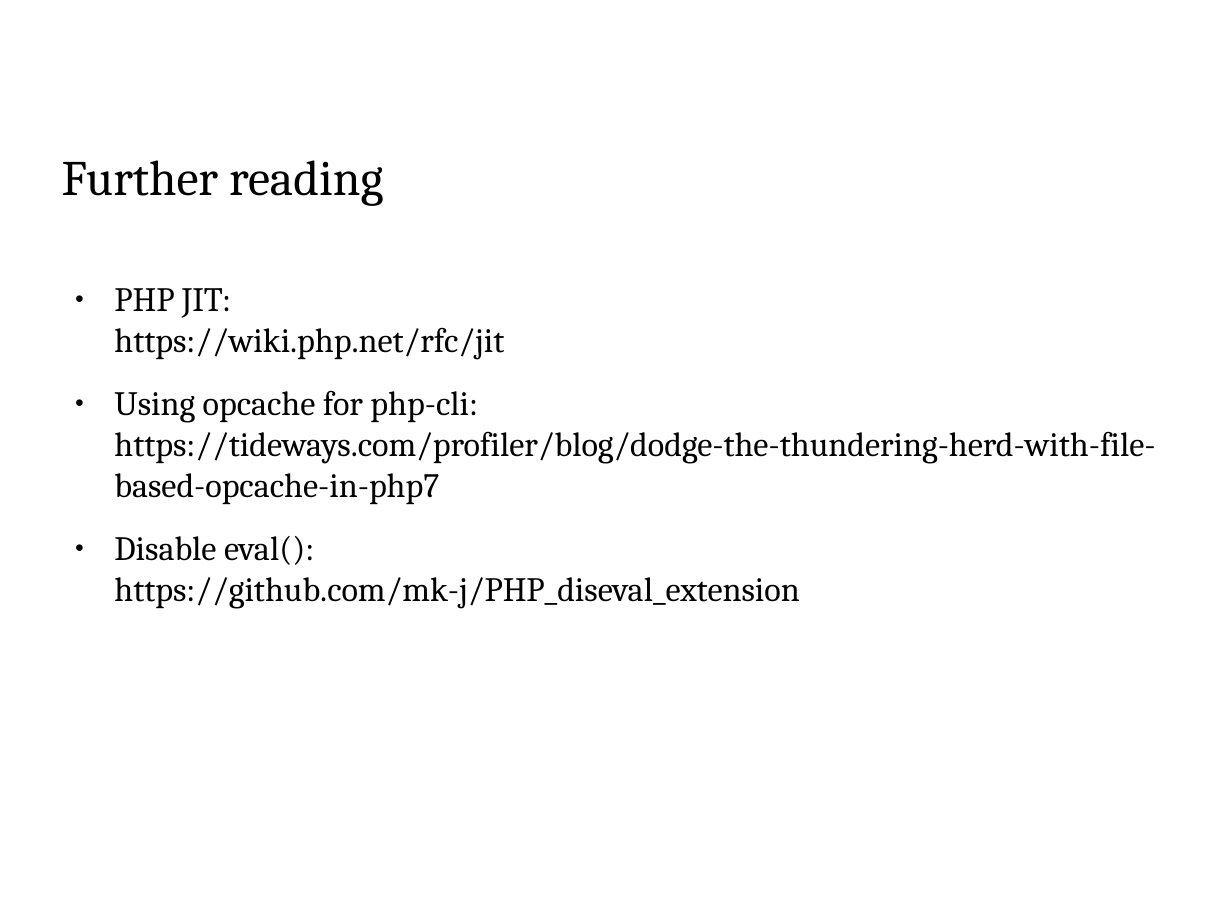
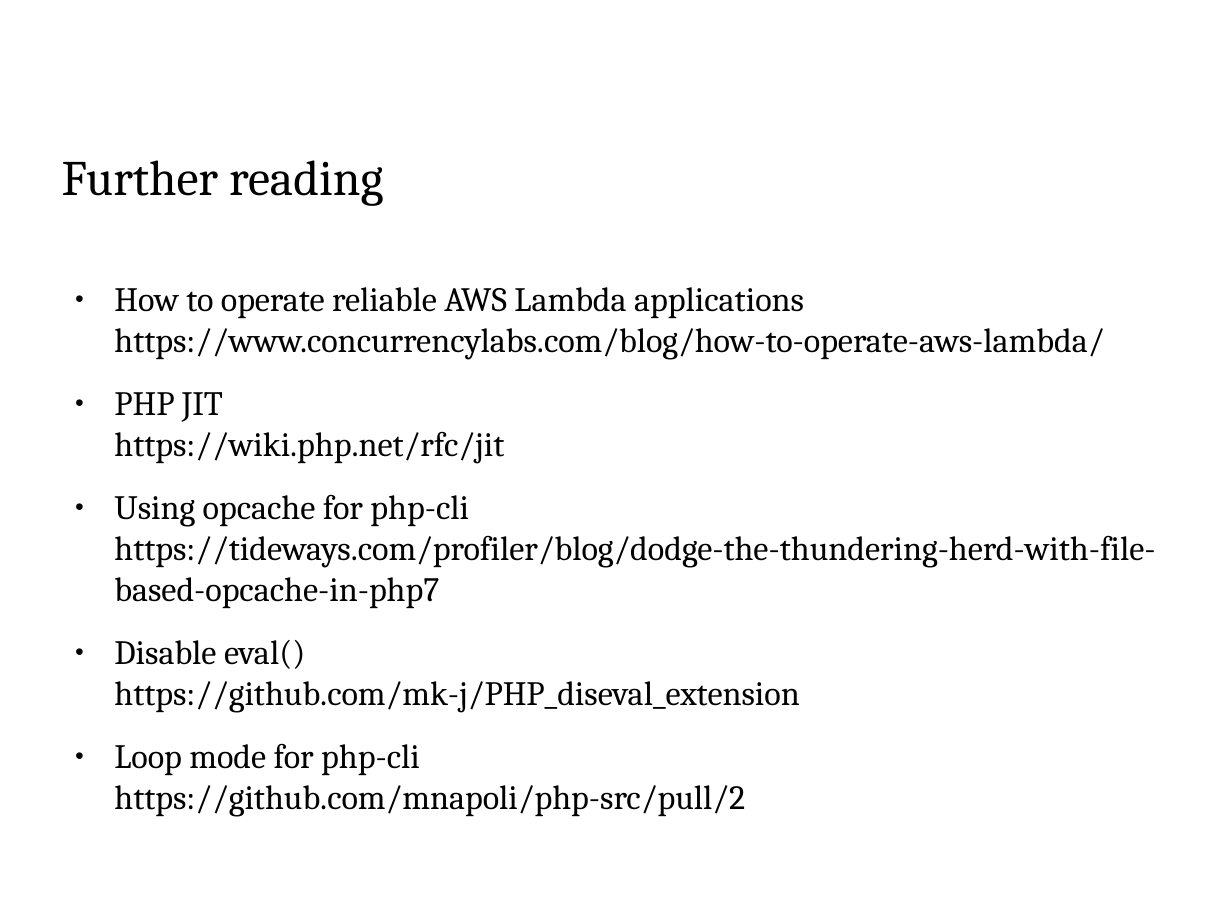
Before and after one commit to thbley/php-lambda, a slide deck: slide 28 of php_lambda.odp (slide 26 before the commit). Drawn at 1232x924 pixels with LibreOffice and Linux fonts; fonts in the diff are those of the drawing; background and template pictures are left out. Boxes give left, top, right and bottom in pixels: in the first picture for what was removed or moved away, otherwise in the second. Text is boxed around its words. In the diff, an @@ line names an element or a change of style, - is before the commit and + after.

```diff
--- a/php_lambda.odp
+++ b/php_lambda.odp
@@ text at [114, 287, 1155, 817]: text changed @@
-● PHP JIT:
-  https://wiki.php.net/rfc/jit
-● Using opcache for php-cli:
-  https://tideways.com/profiler/blog/dodge-the-thundering-herd-with-file-based-opcache-in-php7
-● Disable eval():
-  https://github.com/mk-j/PHP_diseval_extension
+● How to operate reliable AWS Lambda applications
+  https://www.concurrencylabs.com/blog/how-to-operate-aws-lambda/
+● PHP JIT
+  https://wiki.php.net/rfc/jit
+● Using opcache for php-cli
+  https://tideways.com/profiler/blog/dodge-the-thundering-herd-with-file-based-opcache-in-php7
+● Disable eval()
+  https://github.com/mk-j/PHP_diseval_extension
+● Loop mode for php-cli
+  https://github.com/mnapoli/php-src/pull/2
```
Also in this commit, not shown: 5 other slides changed, 2 slides added, 1 other file.
